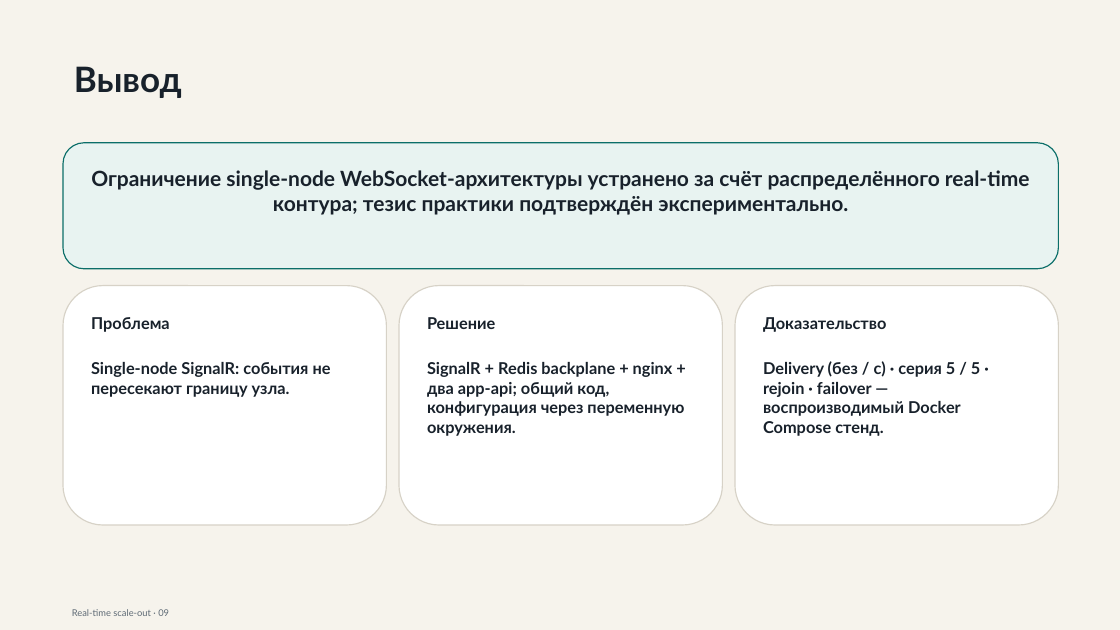
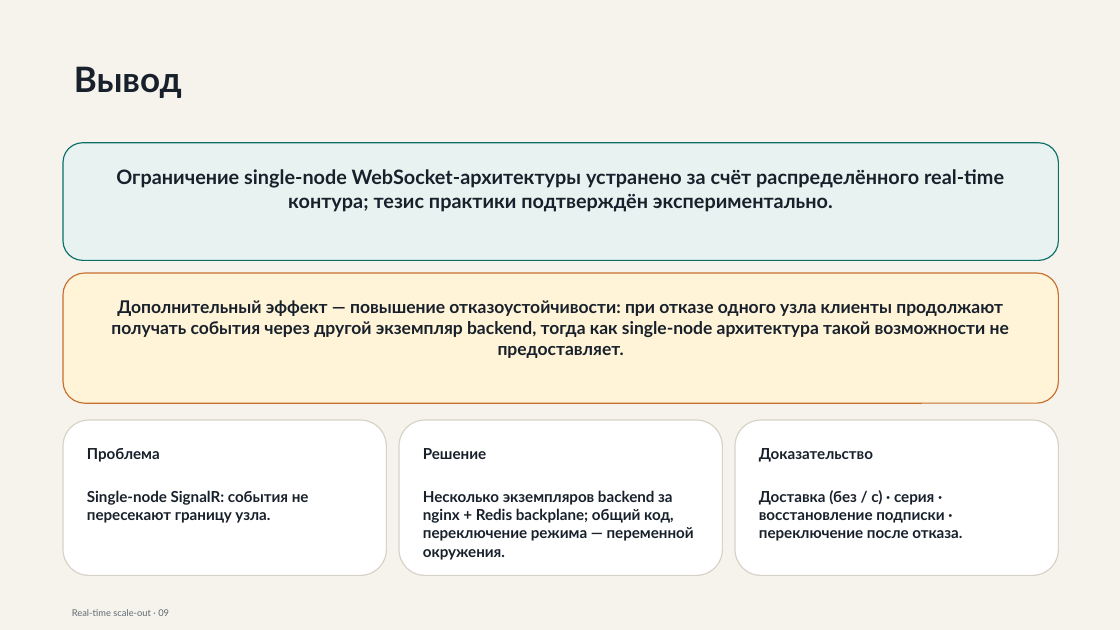
Before and after one commit to gently-whitesnow/final-qualifying-work, a slide deck: slide 9 of build/pptx/practice-defense-draft.pptx. Drawn at 1120x630 pixels with LibreOffice and Linux fonts; fonts in the diff are those of the drawing. Boxes give left, top, right and bottom in pixels: in the first picture for what was removed or moved away, otherwise in the second. Text is boxed around its words. In the diff, an @@ line names an element or a change of style, - is before the commit and + after.

Commit message:
Update PPTX and PDF files for final qualifying work, incorporating revisions to defense drafts and enhancing presentation content. Modify build script to improve clarity and accuracy of slide descriptions, ensuring alignment with project standards.

```diff
--- a/build/pptx/practice-defense-draft.pptx
+++ b/build/pptx/practice-defense-draft.pptx
@@ rounded rectangle "Ограничение single-node WebSocket-архитектуры устранено за ...": place and size @@
-rounded rectangle "Ограничение single-node WebSocket-архитектуры устранено за ..." at [63, 143, 1059, 269]
+rounded rectangle "Ограничение single-node WebSocket-архитектуры устранено за ..." at [63, 143, 1059, 260]
@@ rounded rectangle "Ограничение single-node WebSocket-архитектуры устранено за ..." at [63, 143, 1059, 260]: size 18 to 17 pt @@
@@ rounded rectangle added at [63, 273, 1059, 403], fill #FFF3D8, outline #C76F2E 1 pt, 15 pt, text #18212B, bold @@
+Дополнительный эффект — повышение отказоустойчивости: при отказе одного узла клиенты продолжают получать события через другой экземпляр backend, тогда как single-node архитектура такой возможности не предоставляет.
@@ rounded rectangle removed at [399, 286, 723, 525] @@
-Решение
-SignalR + Redis backplane + nginx + два app-api; общий код, конфигурация через переменную окружения.
@@ rounded rectangle removed at [735, 286, 1059, 525] @@
-Доказательство
-Delivery (без / с) · серия 5 / 5 · rejoin · failover — воспроизводимый Docker Compose стенд.
@@ rounded rectangle "Проблема": place and size @@
-rounded rectangle "Проблема" at [63, 286, 386, 525]
+rounded rectangle "Проблема" at [63, 420, 386, 576]
@@ rounded rectangle "Проблема" at [63, 420, 386, 576]: size 14 to 13 pt @@
@@ rounded rectangle added at [399, 420, 723, 576], fill #FFFFFF, outline #D7D2C7 1 pt, 13 pt, text #18212B, bold @@
+Решение
+Несколько экземпляров backend за nginx + Redis backplane; общий код, переключение режима — переменной окружения.
@@ rounded rectangle added at [735, 420, 1059, 576], fill #FFFFFF, outline #D7D2C7 1 pt, 13 pt, text #18212B, bold @@
+Доказательство
+Доставка (без / с) · серия · восстановление подписки · переключение после отказа.
```
Also in this commit, not shown: 4 other slides changed, 3 other files.
